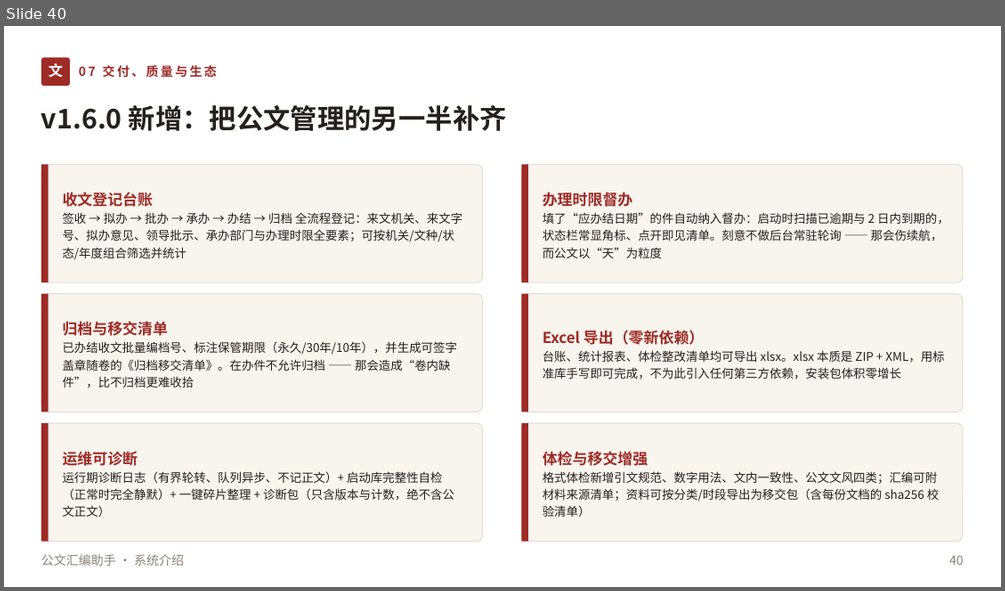
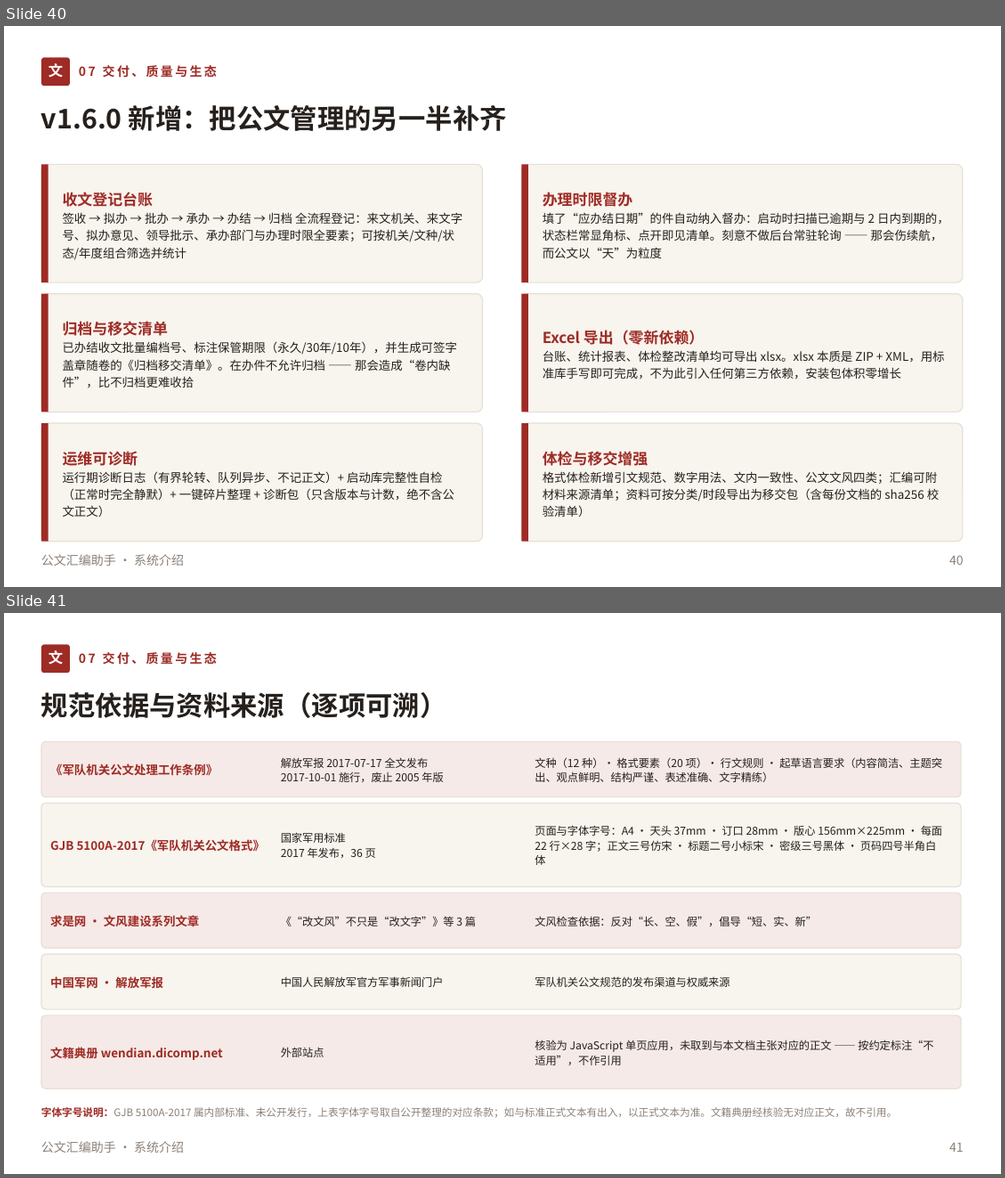
Before and after one commit to lzh745200/gwtool, a slide deck: 公文汇编助手-系统介绍.pptx. Shown one above the other, each under a label of ours: slide 40 before the commit, slides 40 and 41 after it. The pictures are 1005x591 and 1005x1178 pixels, drawn with LibreOffice and Linux fonts; fonts in the diff are those of the drawing. Boxes give left, top, right and bottom in pixels: in the first picture for what was removed or moved away, otherwise in the second. Text is boxed around its words. In the diff, an @@ line names an element or a change of style, - is before the commit and + after.

Commit message:
fix(quality): open-code-review 全项目审查修复 12 处缺陷 + 隐私加固 + 文档与 PPT 同步
工具 alibaba/open-code-review v1.12.5，扫描 161 文件 / 39,358 行。
内置 LLM 密钥余额不足（402），改用其官方 delegate 模式（工具出规则集）。

候选 2368 → 生产代码 82 → 确认缺陷 12 / 合理降级 62 / 误报 8。

12 条共同特征：失败被吞掉，代码却仍做出成功的承诺。
- backup.py ×3：新增 RestoreReport.warnings，恢复前自动备份失败/模板回写失败/
  附件还原失败从静默改为 UI 点名（附件那条最重：原失败被吞成 restored=0 而报告仍 ok=True）
- batch.py / feature_dialogs.py ×2：快照失败仍继续改，但写入 failures
- exporter.py / enhance_pack.py / csc_gec.py / reminder.py / dbhealth.py 等 ×7：加日志留痕
62 处确认为刻意的静默降级，按规则集要求保持原样。

隐私加固：redact() 原先全仓 0 调用，诊断包把整份原始日志塞进 zip 而 UI 承诺
不含正文。现改为日志入队前脱敏 + 崩溃摘要只留类型/长度/位置 + 诊断包兜底脱敏，
并新增 tests/test_logs_privacy.py 把承诺变成断言。

文档与 PPT：新增 open-code-review审查报告.md；修正项目文件结构说明的多处失实
（版本号/已删样张/测试数/ruff 描述）；README 测试数 1118→1127；PPT 重建 43 页。

验证：pytest 1127 passed / 3 skipped / 0 failed；ruff All checks passed；
e2e 20 项通过。版本号保持 1.6.0。

```diff
--- a/公文汇编助手-系统介绍.pptx
+++ b/公文汇编助手-系统介绍.pptx
@@ slide 41 added at [4,613,1001,1174], background #FFFFFF @@
@@ rounded rectangle added at [41,644,70,673], fill #9E2B25 @@
@@ text added at [48,650,63,665], 14 pt, text #FFFFFF, bold @@
+文
@@ text added at [79,652,217,665], 12 pt, text #9E2B25, bold @@
+07 交付、质量与生态
@@ text added at [41,692,447,718], 26 pt, text #26201C, bold @@
+规范依据与资料来源（逐项可溯）
@@ rounded rectangle added at [41,742,961,797], fill #F5EAE7, outline #E7DFD5 1 pt @@
@@ text added at [50,763,218,775], 11.5 pt, text #9E2B25, bold @@
+《军队机关公文处理工作条例》
@@ text added at [281,757,443,782], 10.5 pt, text #26201C @@
+解放军报 2017-07-17 全文发布
+2017-10-01 施行，废止 2005 年版
@@ text added at [534,757,942,782], 10.5 pt, text #26201C @@
+文种（12 种）· 格式要素（20 项）· 行文规则 · 起草语言要求（内容简洁、主题突出、观点鲜明、结构严谨、表述准确、文字精练）
@@ rounded rectangle added at [41,803,961,887], fill #F8F4EE, outline #E7DFD5 1 pt @@
@@ text added at [534,825,942,865], 10.5 pt, text #26201C @@
+页面与字体字号：A4 · 天头 37mm · 订口 28mm · 版心 156mm×225mm · 每面 22 行×28 字；正文三号仿宋 · 标题二号小标宋 · 密级三号黑体 · 页码四号半角白体
@@ text added at [50,839,265,852], 11.5 pt, text #9E2B25, bold @@
+GJB 5100A-2017《军队机关公文格式》
@@ text added at [281,832,376,858], 10.5 pt, text #26201C @@
+国家军用标准
+2017 年发布，36 页
@@ rounded rectangle added at [41,892,961,948], fill #F5EAE7, outline #E7DFD5 1 pt @@
@@ text added at [50,915,199,926], 11.5 pt, text #9E2B25, bold @@
+求是网 · 文风建设系列文章
@@ text added at [281,916,476,926], 10.5 pt, text #26201C @@
+《“改文风”不只是“改文字”》等 3 篇
@@ text added at [534,916,817,926], 10.5 pt, text #26201C @@
+文风检查依据：反对“长、空、假”，倡导“短、实、新”
@@ rounded rectangle added at [41,954,961,1009], fill #F8F4EE, outline #E7DFD5 1 pt @@
@@ text added at [50,976,163,988], 11.5 pt, text #9E2B25, bold @@
+中国军网 · 解放军报
@@ text added at [281,976,444,987], 10.5 pt, text #26201C @@
+中国人民解放军官方军事新闻门户
@@ text added at [534,976,729,987], 10.5 pt, text #26201C @@
+军队机关公文规范的发布渠道与权威来源
@@ rounded rectangle added at [41,1015,961,1088], fill #F5EAE7, outline #E7DFD5 1 pt @@
@@ text added at [534,1039,933,1065], 10.5 pt, text #26201C @@
+核验为 JavaScript 单页应用，未取到与本文档主张对应的正文 —— 按约定标注“不适用”，不作引用
@@ text added at [50,1046,223,1060], 11.5 pt, text #9E2B25, bold @@
+文籍典册 wendian.dicomp.net
@@ text added at [281,1046,324,1057], 10.5 pt, text #26201C @@
+外部站点
@@ text added at [41,1107,897,1118], 10 pt, text #8C8178 @@
+字体字号说明：GJB 5100A-2017 属内部标准、未公开发行，上表字体字号取自公开整理的对应条款；如与标准正式文本有出入，以正式文本为准。文籍典册经核验无对应正文，故不引用。
@@ text added at [41,1141,184,1152], 12 pt, text #8C8178 @@
+公文汇编助手 · 系统介绍
@@ text added at [949,1143,963,1151], 12 pt, text #8C8178 @@
+41
```
Also in this commit, not shown: 11 slides changed, 1 other slide added, 26 other files.
